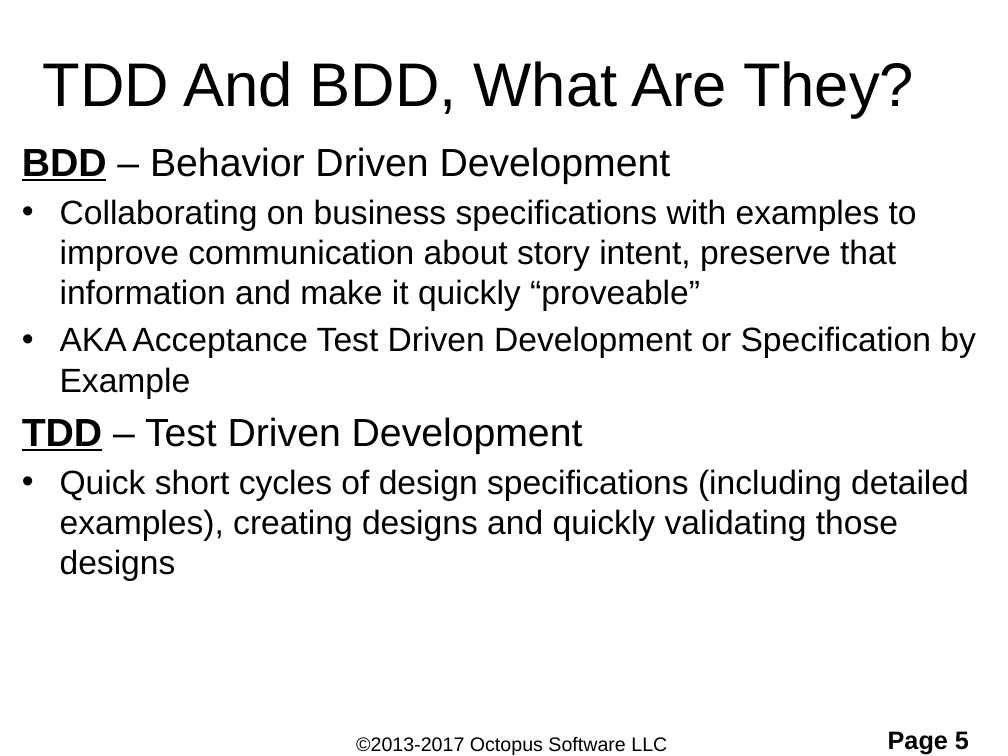
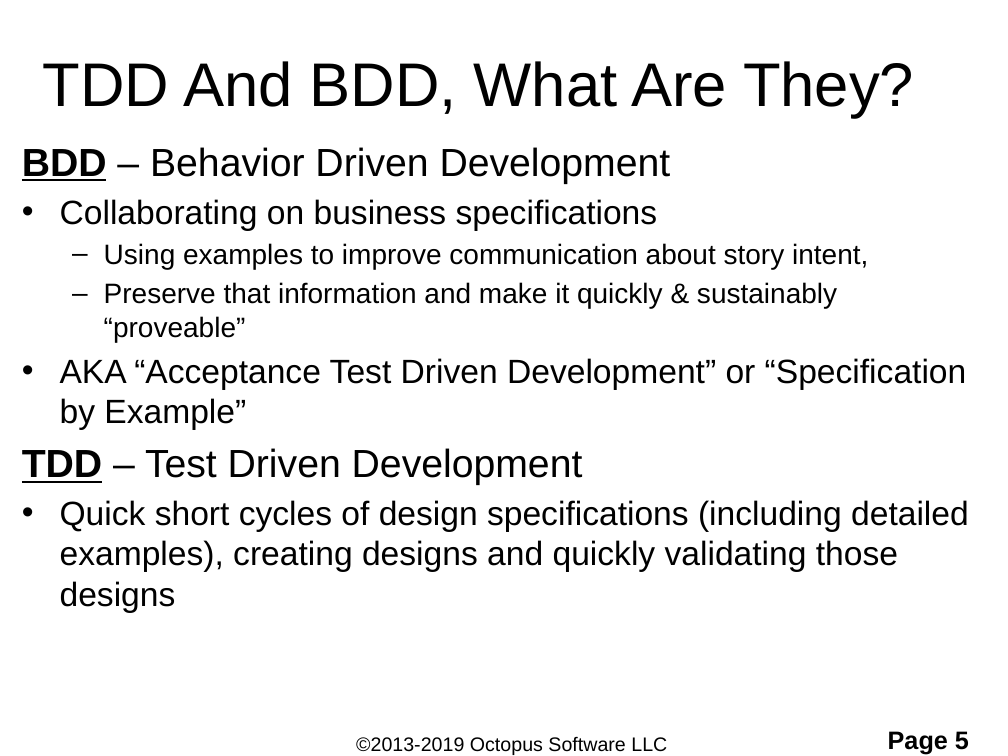
Before and after one commit to ShaneOctopus/RomanConversionStarting, a slide deck: slide 5 of workingFiles/TDD and BDD.pptx. Drawn at 1008x756 pixels with LibreOffice and Linux fonts; fonts in the diff are those of the drawing; background and template pictures are left out. Boxes give left, top, right and bottom in pixels: in the first picture for what was removed or moved away, otherwise in the second. Text is boxed around its words. In the diff, an @@ line names an element or a change of style, - is before the commit and + after.

```diff
--- a/workingFiles/TDD and BDD.pptx
+++ b/workingFiles/TDD and BDD.pptx
@@ text at (60, 199, 967, 430): text changed; size 24 to 20 pt @@
-• Collaborating on business specifications with examples to improve communication about story intent, preserve that information and make it quickly “proveable”
-• AKA Acceptance Test Driven Development or Specification by Example
+• Collaborating on business specifications
+  – Using examples to improve communication about story intent,
+  – Preserve that information and make it quickly & sustainably “proveable”
+• AKA “Acceptance Test Driven Development” or “Specification by Example”
@@ text at (356, 737, 667, 755): text changed @@
-©2013-2017 Octopus Software LLC
+©2013-2019 Octopus Software LLC
```
Also in this commit, not shown: 22 other slides changed, 1 other file.
